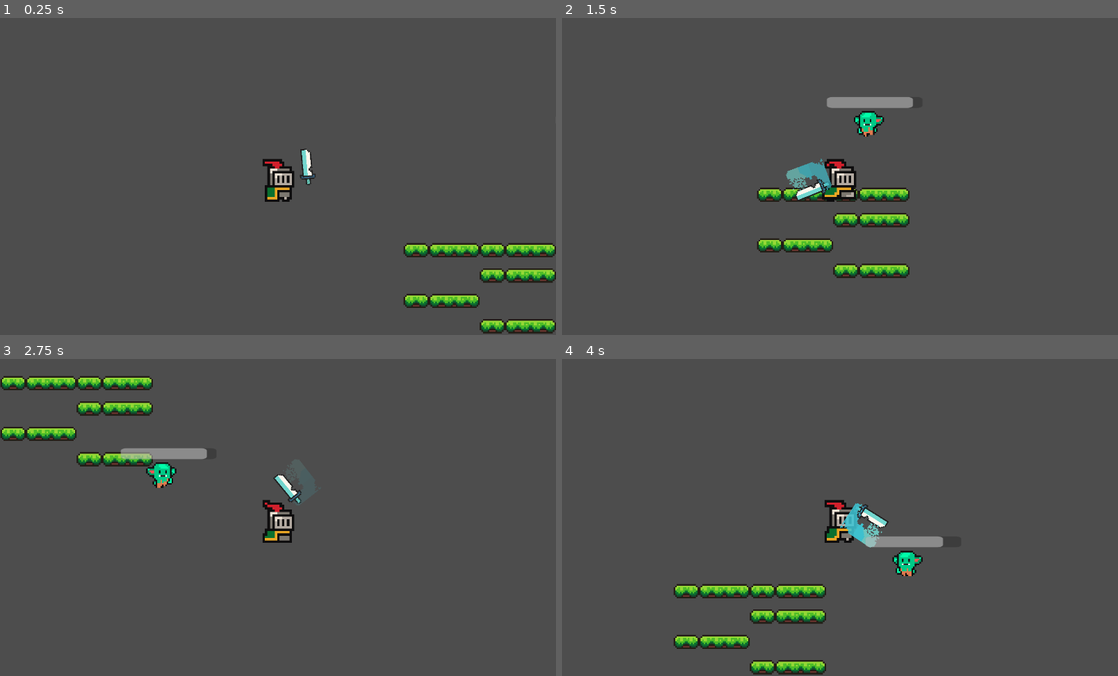
Above: before the commit, frames 1-4 (two rows, left to right).
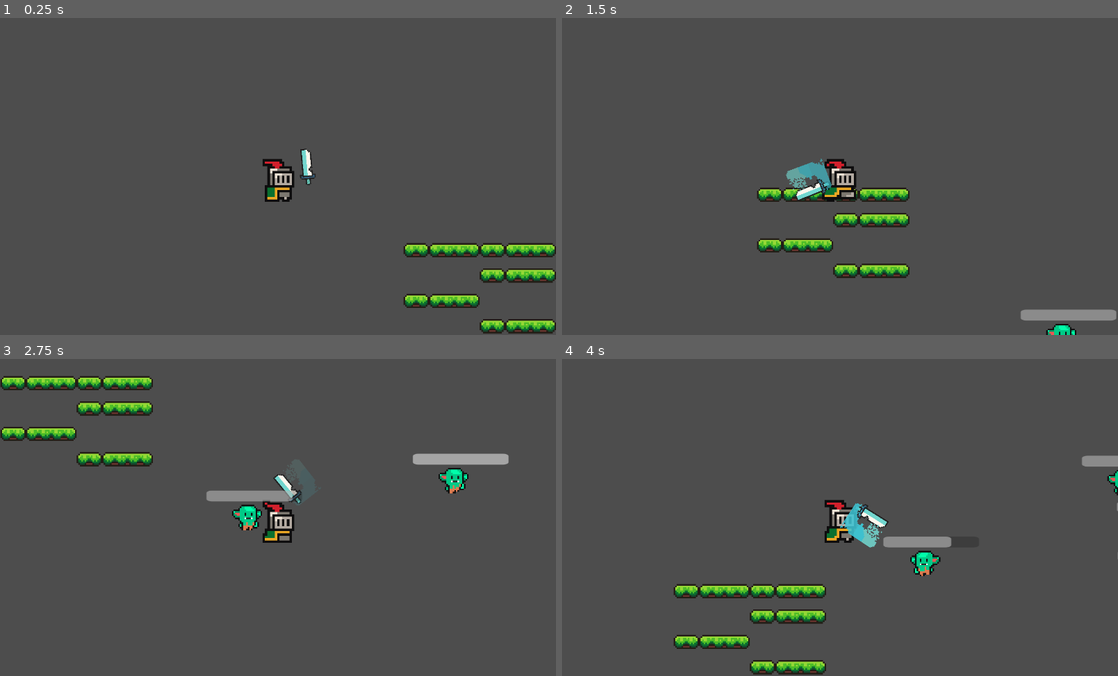
Above: after the commit, the same moments.

Repository: IAmRustee/Secrets-of-Harkanon-The-Silver-Moon-City
Game: Godot game, scene res://Scenes/world.tscn
Same seed, same stepped clock (60 frames per second), same inputs: the game is played once before the commit and once after it.
Inputs (mouse positions are in pixels of both pictures, inside the frame that each line leads up to):
- Up to frame 1 (0.25 s): no input
- Up to frame 2 (1.5 s): move the mouse to (962, 160) at 0.52 s; press the mouse at (962, 160) at 0.53 s; hold D (Move_right) 0.53-1.28 s; move the mouse to (728, 192) at 1.27 s; release the mouse at (728, 192) at 1.28 s; hold S (Move_down) from 1.28 s (still down); click (728, 192) at 1.35 s
- Up to frame 3 (2.75 s): move the mouse to (333, 447) at 2.02 s; release S (Move_down) at 2.03 s; press the mouse at (333, 447) at 2.03 s; hold D (Move_right) from 2.03 s (still down)
- Up to frame 4 (4 s): move the mouse to (812, 580) at 2.77 s; release D (Move_right) at 2.78 s; release the mouse at (812, 580) at 2.78 s; hold W (Move_up) 2.78-3.53 s; click (812, 580) at 2.85 s; move the mouse to (1006, 565) at 3.52 s; press the mouse at (1006, 565) at 3.53 s; hold A (Move_left) from 3.53 s (still down)

The runs differ from the first frame. In frame 2, 1.6% of the frame differs, in the area x 47-100%, y 24-100%; in frame 3, 2.6%, in the area x 21-92%, y 28-55%; in frame 4, 1.0%.

Commit message:
spawner of enemy is not functional good like i want it

Diff:
--- a/Scenes/EnemySpawner.tscn
+++ b/Scenes/EnemySpawner.tscn
@@ -1,6 +1,6 @@
 [gd_scene format=3 uid="uid://dfyw2aq1kmgcb"]
 
-[ext_resource type="Script" uid="uid://dlsbrnareiy00" path="res://EnemySpawner.gd" id="1_4b1db"]
+[ext_resource type="Script" uid="uid://f4to40tsnb6b" path="res://Scripts/EnemySpawner.gd" id="1_4b1db"]
 
 [node name="Node2D" type="Node2D" unique_id=658949752]
 script = ExtResource("1_4b1db")
--- a/Scenes/world.tscn
+++ b/Scenes/world.tscn
@@ -3,6 +3,7 @@
 [ext_resource type="Texture2D" uid="uid://ds8vugu8uejxt" path="res://Assets/brackeys_platformer_assets/sprites/platforms.png" id="1_a02cp"]
 [ext_resource type="PackedScene" uid="uid://b0tuulimgmxs0" path="res://Scenes/Player.tscn" id="2_go701"]
 [ext_resource type="PackedScene" uid="uid://d13tp4iaff5ls" path="res://Scenes/Goblins.tscn" id="4_8j60k"]
+[ext_resource type="PackedScene" uid="uid://dfyw2aq1kmgcb" path="res://Scenes/EnemySpawner.tscn" id="4_fo5ed"]
 
 [sub_resource type="TileSetAtlasSource" id="TileSetAtlasSource_a02cp"]
 texture = ExtResource("1_a02cp")
@@ -32,4 +33,7 @@
 position = Vector2(-79, -26)
 
 [node name="Goblin" parent="." unique_id=346055443 instance=ExtResource("4_8j60k")]
-position = Vector2(121, -48)
+position = Vector2(191, 110)
+
+[node name="Node2D" parent="." unique_id=658949752 instance=ExtResource("4_fo5ed")]
+position = Vector2(125, -51)
--- a/EnemySpawner.gd
+++ b/Scripts/EnemySpawner.gd
@@ -1,18 +1,19 @@
 extends Node2D
 
 @onready var enemy = preload("res://Scenes/Goblins.tscn")
-var enemy_counter
+var enemy_counter := 0
 func _on_timer_timeout() -> void:
 	var  ene = enemy.instantiate()
 	ene.position = position
 	get_parent().get_node("Goblin").add_child(ene)
 
-func spawn_enemy()
 
-if enemy_counter >= 5:
-			pass
-	elif enemy:
+func spawn_enemy():
+	if enemy_counter >= 5:
+		return
+
+	if enemy:
 		var enemy_instance = enemy.instantiate()
-		add_child(enemy)
+		add_child(enemy_instance)
 		enemy_counter += 1
 		print("Enemy spawned! Total: ", enemy_counter)
--- /dev/null
+++ b/character_body_2d.gd
@@ -0,0 +1,20 @@
+extends CharacterBody2D
+
+
+@onready var enemy = preload("res://Scenes/Goblins.tscn")
+var enemy_counter := 0
+func _on_timer_timeout() -> void:
+	var  ene = enemy.instantiate()
+	ene.position = position
+	get_parent().get_node("Goblin").add_child(ene)
+
+
+func spawn_enemy():
+	if enemy_counter >= 5:
+		return
+
+	if enemy:
+		var enemy_instance = enemy.instantiate()
+		add_child(enemy_instance)
+		enemy_counter += 1
+		print("Enemy spawned! Total: ", enemy_counter)
Not shown, removed: EnemySpawner.gd.uid
Not shown, added: Scripts/EnemySpawner.gd.uid
Not shown, added: character_body_2d.gd.uid
